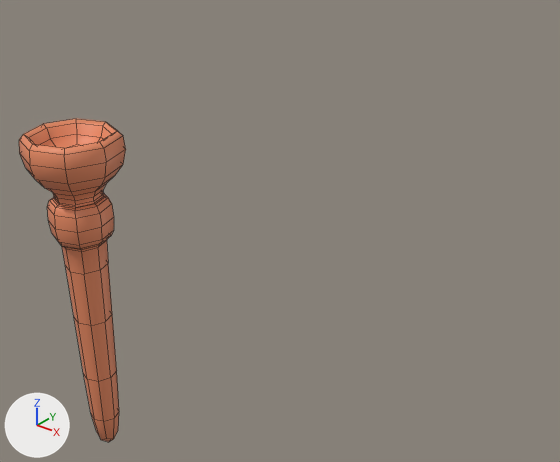
A saved change to the Blender file sample/assets/props/torch/torch.blend.
The view is the same before and after, from a 50 mm camera at (0.986, -0.706, 0.689) aimed at (-0.008, 0.537, -0.082). The axes (+X, +Y, +Z) are drawn at lower left. The lights are the same throughout. Mesh edges are drawn as thin lines.

Objects in the first picture: 'Torch'.
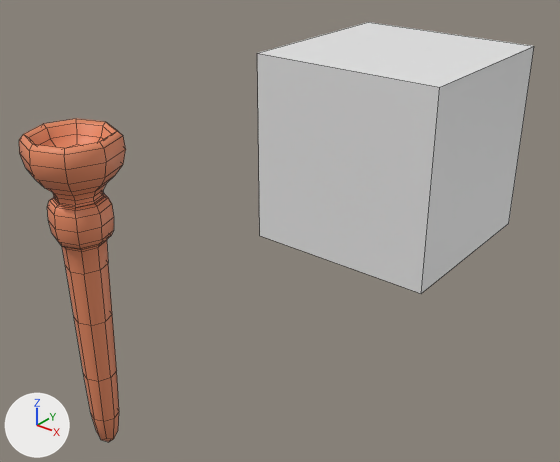
Changed parts and their boxes (x1, y1, x2, y2) in the pictures (560 x 462 px):
'NoImport', added
    after: (257, 22, 534, 293)

The change in detail:
Mesh me_cube_002 is new.
It is a box spanning x -0.25..0.25, y -0.25..0.25, z -0.25..0.25.
Object 'NoImport' (ob_noimport) is new; it shows me_cube_002.
Its location is (0.0, 1.0, 0.0).
